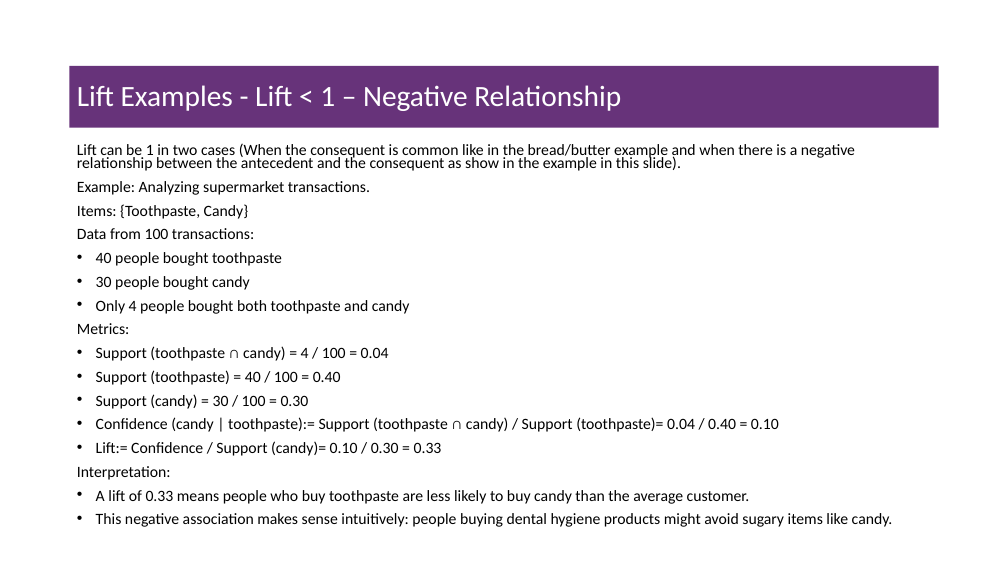
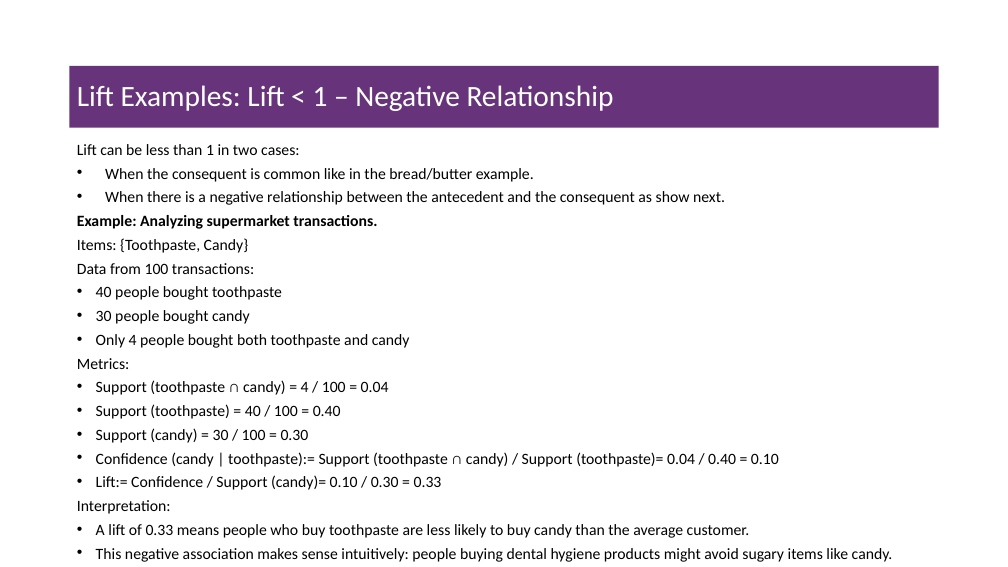
Before and after one commit to msfasha/307304-Data-Mining, a slide deck: slide 14 of 20242/Part 4-Associatin Rules Mining/beta/4-1-association_rules_mining.pptx (slide 13 before the commit). Drawn at 1008x567 pixels with LibreOffice and Linux fonts; fonts in the diff are those of the drawing; background and template pictures are left out. Boxes give left, top, right and bottom in pixels: in the first picture for what was removed or moved away, otherwise in the second. Text is boxed around its words. In the diff, an @@ line names an element or a change of style, - is before the commit and + after.

```diff
--- a/20242/Part 4-Associatin Rules Mining/beta/4-1-association_rules_mining.pptx
+++ b/20242/Part 4-Associatin Rules Mining/beta/4-1-association_rules_mining.pptx
@@ title at [77,85,614,111]: text changed @@
-Lift Examples - Lift < 1 – Negative Relationship
+Lift Examples: Lift < 1 – Negative Relationship
@@ text at [77,144,725,205]: text changed @@
-Lift can be 1 in two cases (When the consequent is common like in the bread/butter example and when there is a negative relationship between the antecedent and the consequent as show in the example in this slide).
+Lift can be less than 1 in two cases:
+• When the consequent is common like in the bread/butter example.
+• When there is a negative relationship between the antecedent and the consequent as show next.
@@ text at [77,215,377,229]: bold on in "Example: Analyzing supermarket transactions." @@
```
Also in this commit, not shown: 3 other slides changed, 1 slide added.
